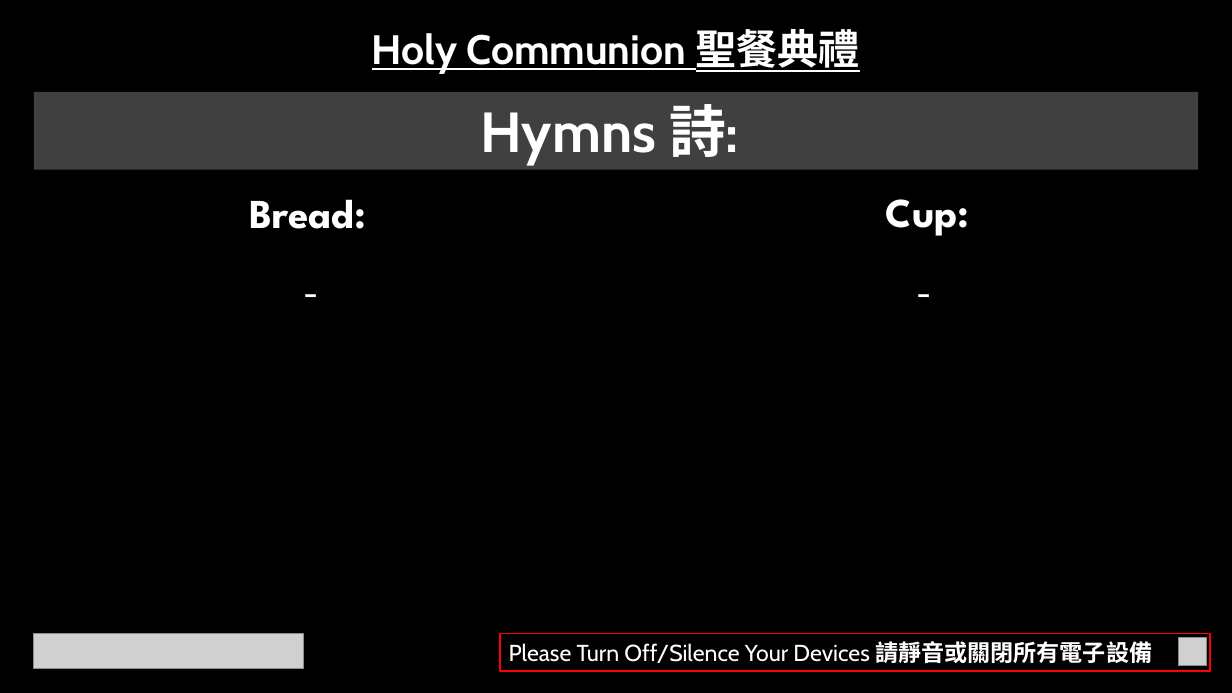
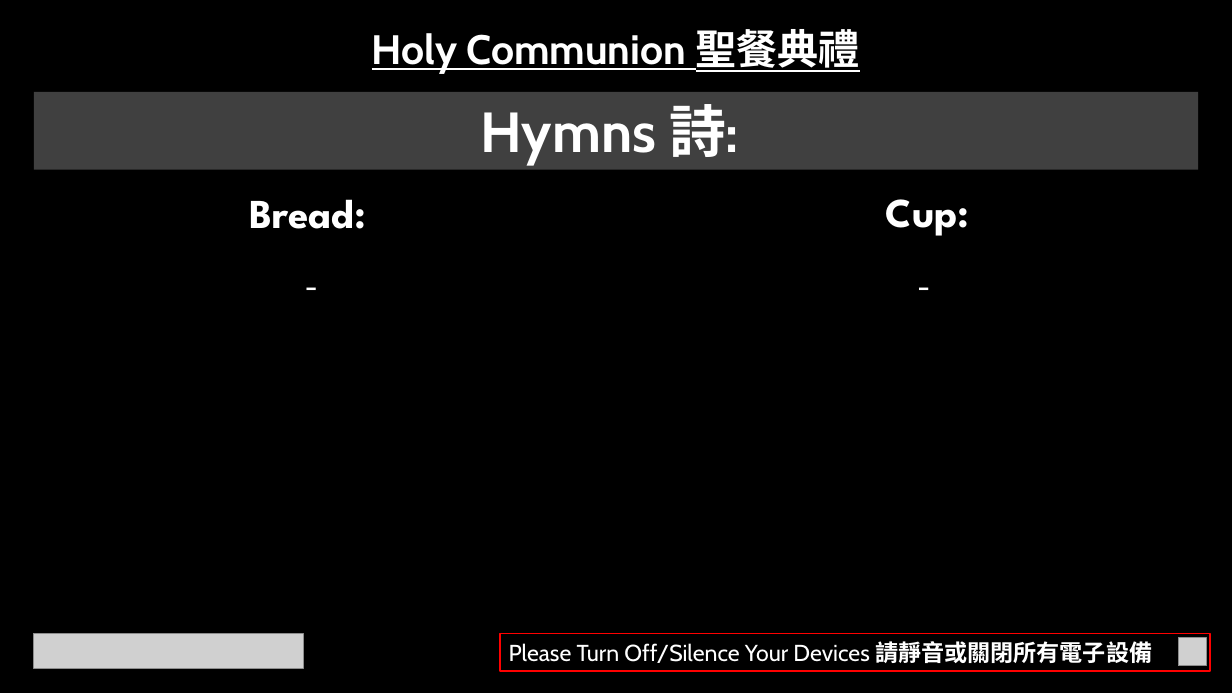
Before and after one commit to calebchanwy/tjc-powerpoint, a slide deck: slide 4 of TJCPowerPoint/Resources/ServiceWidescreen.pptx. Drawn at 1232x693 pixels with LibreOffice and Linux fonts; fonts in the diff are those of the drawing; grey boxes stand for pictures. Boxes give left, top, right and bottom in pixels: in the first picture for what was removed or moved away, otherwise in the second. Text is boxed around its words. In the diff, an @@ line names an element or a change of style, - is before the commit and + after.

```diff
--- a/TJCPowerPoint/Resources/ServiceWidescreen.pptx
+++ b/TJCPowerPoint/Resources/ServiceWidescreen.pptx
@@ text "-" at box(0, 236, 624, 302): size 32 to 28 pt @@
@@ text "-" at box(616, 236, 1232, 302): size 32 to 28 pt @@
```
Also in this commit, not shown: 43 other files.
